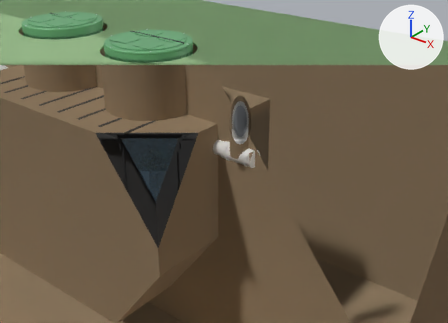
What one commit did to the glTF model septic_aquaklear_train_slab.glb.
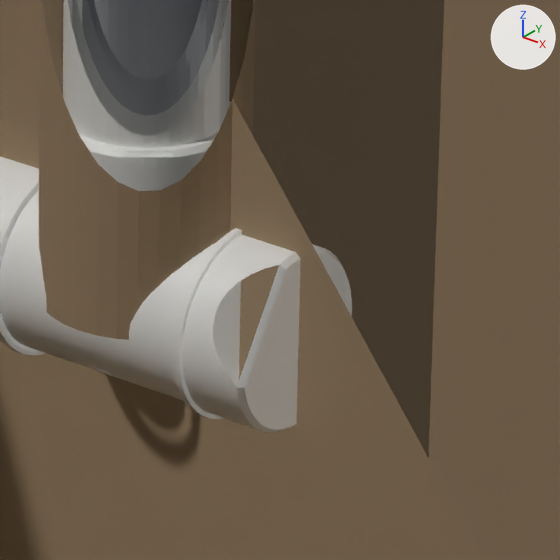
Each version appears first from a 50 mm lens placed at (4.831, -3.194, 1.275), pointed at (2.278, -0.002, -0.704), and next in a close-up on the part from 50% to 63% of the width and 39% to 56% of the height. Arrows for +X, +Y and +Z are at upper right; the lights stay in place. The older version's two pictures come first. Everything nearer to the camera than a plane just in front of the edit is cut away. Where no turn or scale is listed for an object, it has been applied to the vertices. Vertices at exactly the same position are counted once.

The first close-up shows 'chlor_feed_tube', 'chlorinator', 'outlet', 'soil', 'soil_section'.
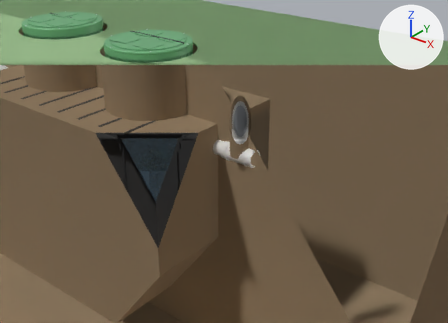
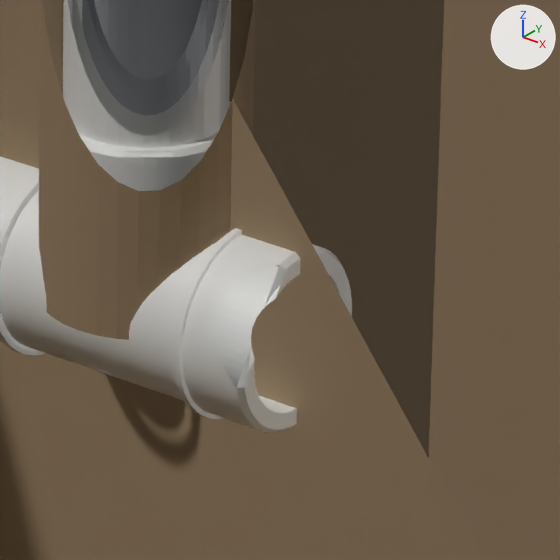
Changed parts and their boxes (x1, y1, x2, y2) in the close-ups (560 x 560 px):
part 1 of me_outlet, built on (mostly hidden)
    after: (0, 184, 351, 429)

The change, as a diff of the scene's bpy script:
```diff
--- a/septic_aquaklear_train_slab.glb.py
+++ b/septic_aquaklear_train_slab.glb.py
@@ me_outlet @@
 # used by ob_outlet; location = (1.9939, 0.0, -0.7712)
-me_outlet.from_pydata(...)  # 1968 vertices, 4276 faces; spans x -0.07..0.56, y -0.07..0.07, z -0.061..0.301
+me_outlet.from_pydata(...)  # 2498 vertices, 5987 faces; spans x -0.07..0.56, y -0.07..0.07, z -0.061..0.301
+# me_outlet part 1: 2 vertices moved from x 0.478..0.49, y -0.039..0.008, z 0.168 to x 0.478..0.49, y -0.039..0.008, z 0.201..0.218; 28 vertices removed from x 0.363..0.491, y -0.051..0.051, z 0.168; 558 vertices added at x 0.283..0.56, y -0.051..0.051, z 0.117..0.219
 me_outlet.materials.append(mat_mat_pvc)
```
